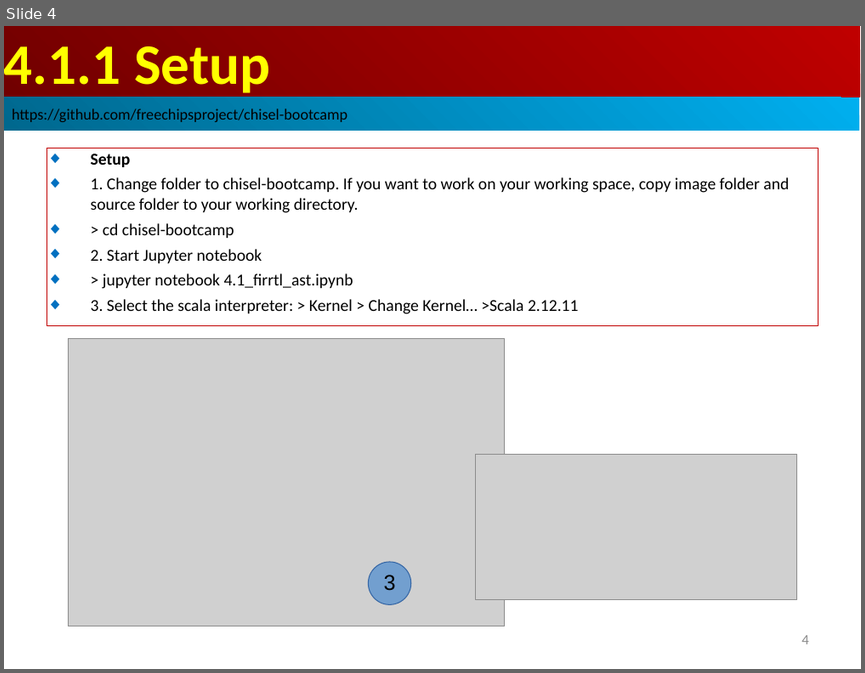
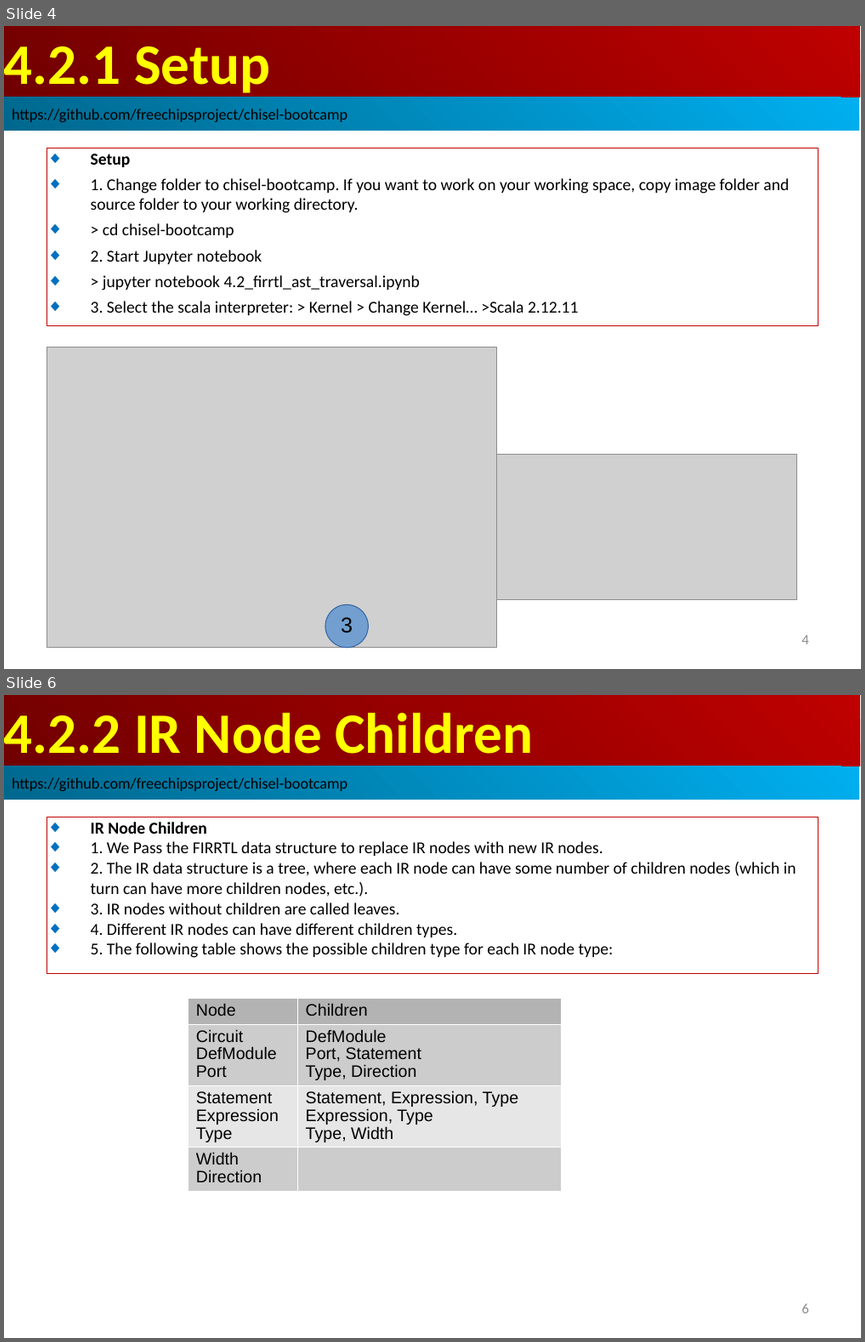
Before and after one commit to peterhchen/AIU_CS800_Chisel, a slide deck: 300_UCB_BC/004.2_Traverse_AST/000_Video/004.2_Traverse_AST.ppt. Shown one above the other, each under a label of ours: slide 4 before the commit, slides 4 and 6 after it; the slides between them are not shown. The pictures are 865x673 and 865x1342 pixels, drawn with LibreOffice and Linux fonts; fonts in the diff are those of the drawing; grey boxes stand for pictures. Boxes give left, top, right and bottom in pixels: in the first picture for what was removed or moved away, otherwise in the second. Text is boxed around its words. In the diff, an @@ line names an element or a change of style, - is before the commit and + after.

```diff
--- a/300_UCB_BC/004.2_Traverse_AST/000_Video/004.2_Traverse_AST.ppt
+++ b/300_UCB_BC/004.2_Traverse_AST/000_Video/004.2_Traverse_AST.ppt
@@ slide 6 added at [4,695,861,1338], background #FFFFFF @@
@@ rectangle added at [4,695,860,766], fill gradient #BF0000 to #710000, 48 pt, text #FFFF00, bold @@
+4.2.2 IR Node Children
@@ rectangle added at [4,766,859,800], fill gradient #00AFEF to #00688E, 13 pt, text #000000 @@
+https://github.com/freechipsproject/chisel-bootcamp
@@ rectangle added at [46,817,818,974], outline #C00000 0.74 pt, 14 pt, text #000000 @@
+◆ IR Node Children
+◆ 1. We Pass the FIRRTL data structure to replace IR nodes with new IR nodes.
+◆ 2. The IR data structure is a tree, where each IR node can have some number of children nodes (which in turn can have more children nodes, etc.).
+◆ 3. IR nodes without children are called leaves.
+◆ 4. Different IR nodes can have different children types.
+◆ 5. The following table shows the possible children type for each IR node type:
@@ table added at [188,998,561,1185], 4 rows, 2 columns @@
+Node | Children
+Circuit / DefModule / Port | DefModule / Port, Statement / Type, Direction
+Statement / Expression / Type | Statement, Expression, Type / Expression, Type / Type, Width
+Width / Direction | 
@@ page number added at [801,1304,808,1313], 12 pt, text #8B8B8B @@
+6
@@ slide 4 changed as well @@
@@ text in rectangle at [4,46,270,98]: text changed @@
-4.1.1 Setup
+4.2.1 Setup
@@ text in rectangle at [103,275,420,290]: text changed @@
-◆ > jupyter notebook 4.1_firrtl_ast.ipynb
+◆ > jupyter notebook 4.2_firrtl_ast_traversal.ipynb
@@ picture: place and size @@
-picture at [69,339,505,626]
+picture at [46,346,497,647]
@@ ellipse "3": place and size @@
-ellipse "3" at [368,562,411,604]
+ellipse "3" at [325,604,368,647]
```
Also in this commit, not shown: 2 other slides changed, 9 other slides added, 2 slides removed.
